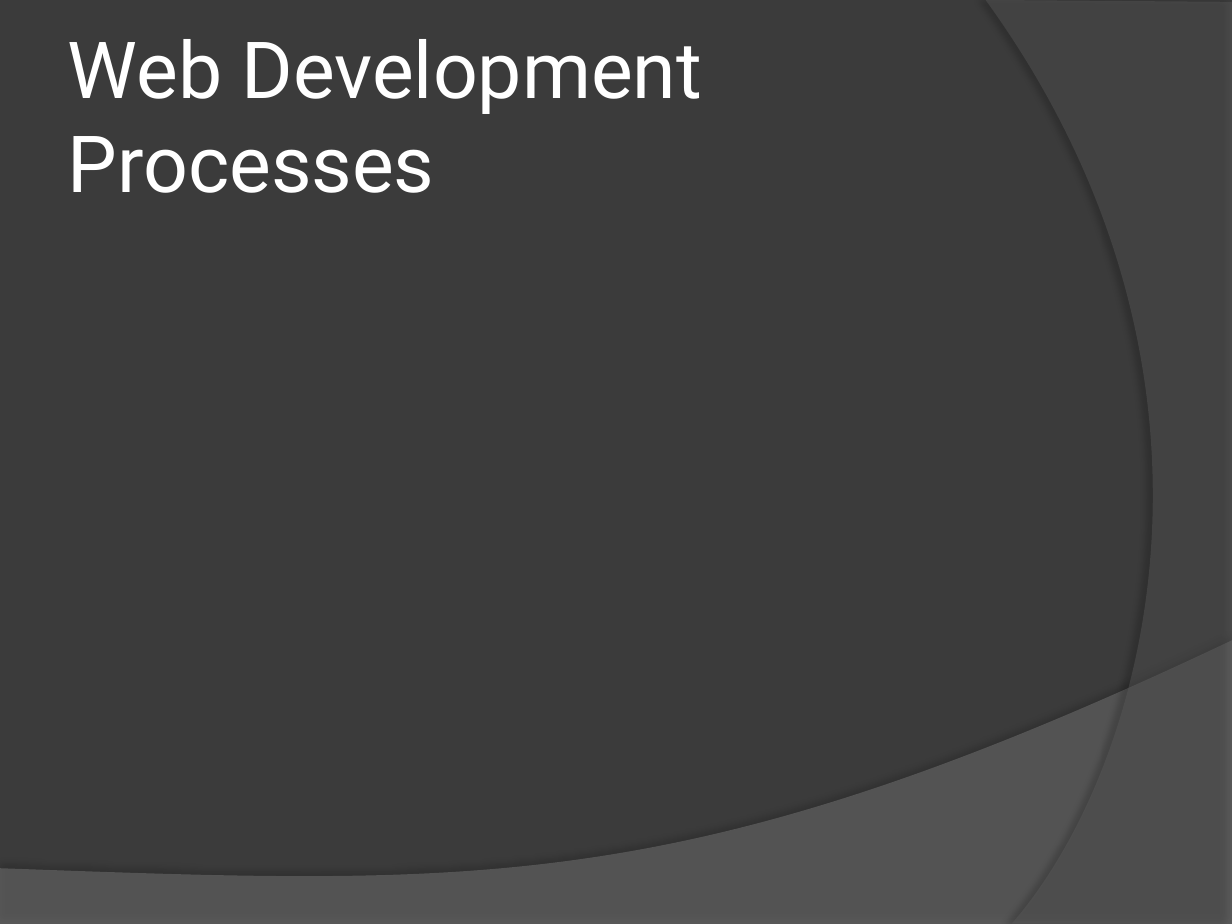
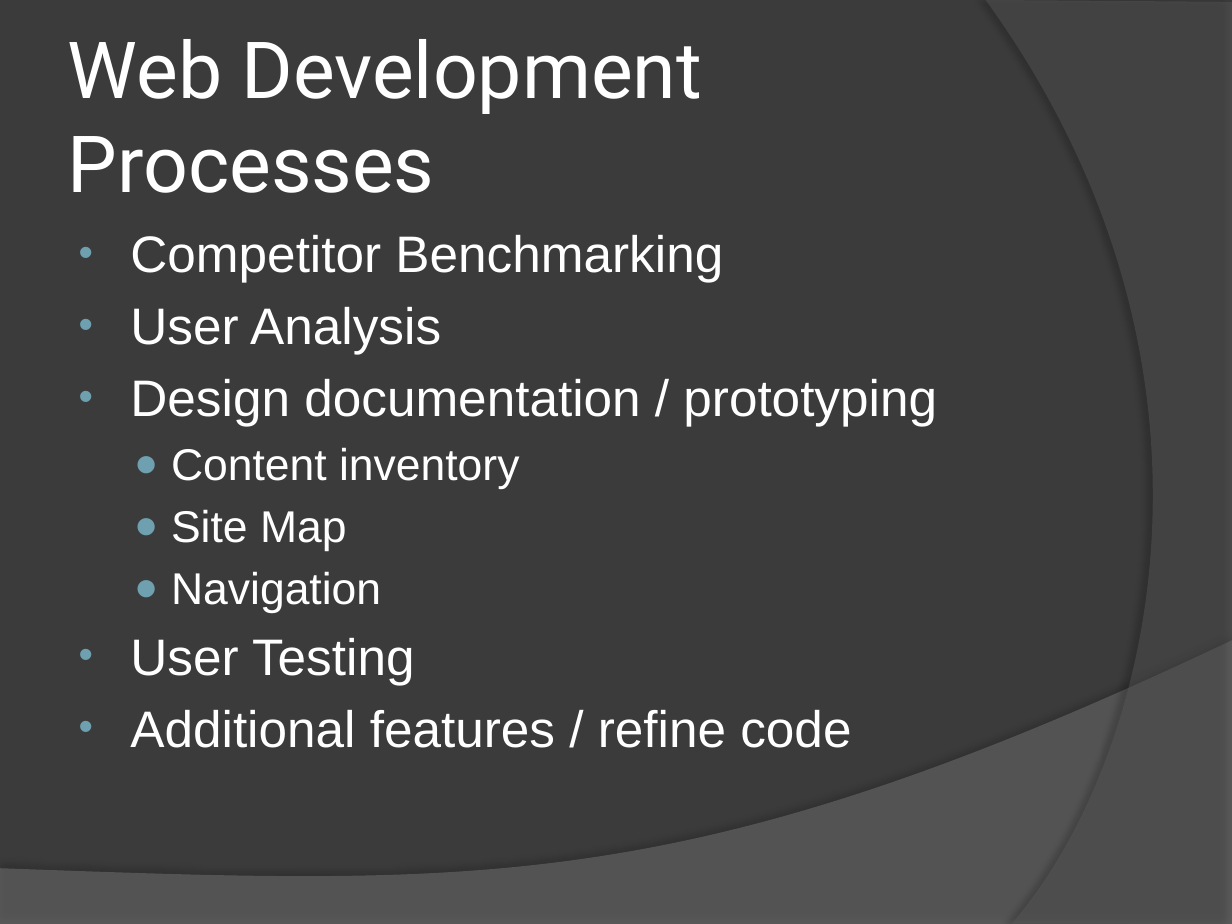
Before and after one commit to jaybeebauer/codefair, a slide deck: slide 2 of working_documents/Presentation/Presentation.pptx. Drawn at 1232x924 pixels with LibreOffice and Linux fonts; fonts in the diff are those of the drawing. Boxes give left, top, right and bottom in pixels: in the first picture for what was removed or moved away, otherwise in the second. Text is boxed around its words. In the diff, an @@ line names an element or a change of style, - is before the commit and + after.

```diff
--- a/working_documents/Presentation/Presentation.pptx
+++ b/working_documents/Presentation/Presentation.pptx
@@ text added at [130,235,937,748], 30 pt, text #FFFFFF @@
+• Competitor Benchmarking
+• User Analysis
+• Design documentation / prototyping
+  ● Content inventory
+  ● Site Map
+  ● Navigation
+• User Testing
+• Additional features / refine code
```
Also in this commit, not shown: 1 other slide changed, 1 other file.
